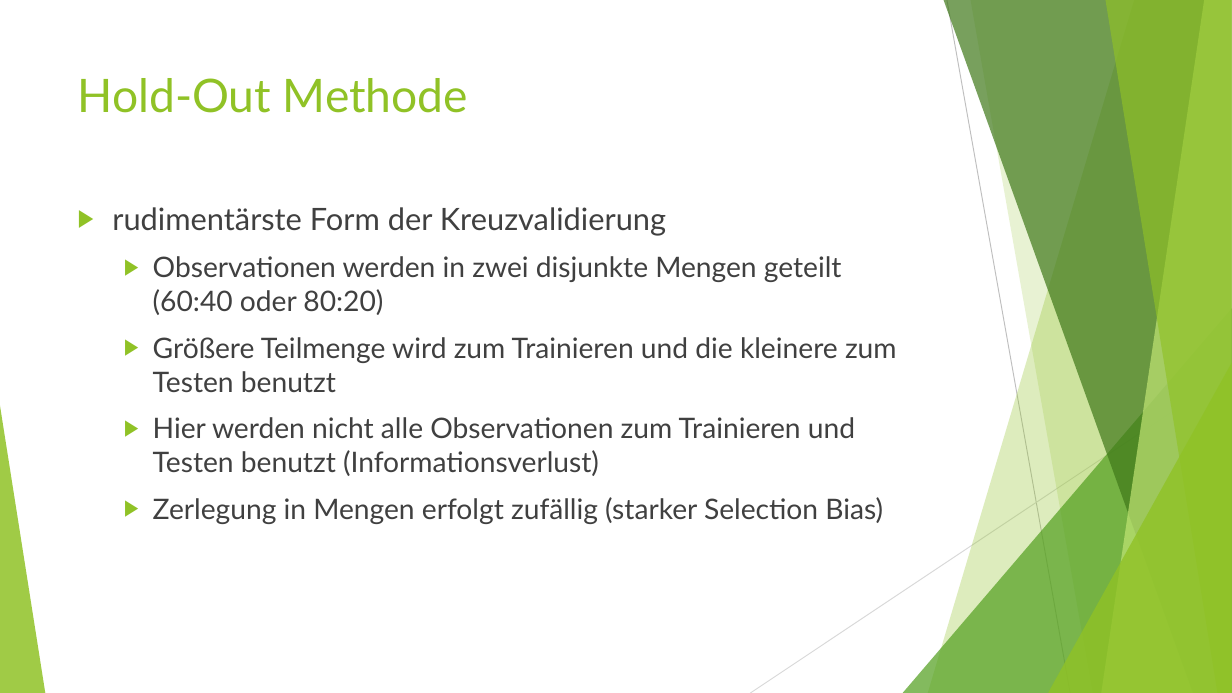
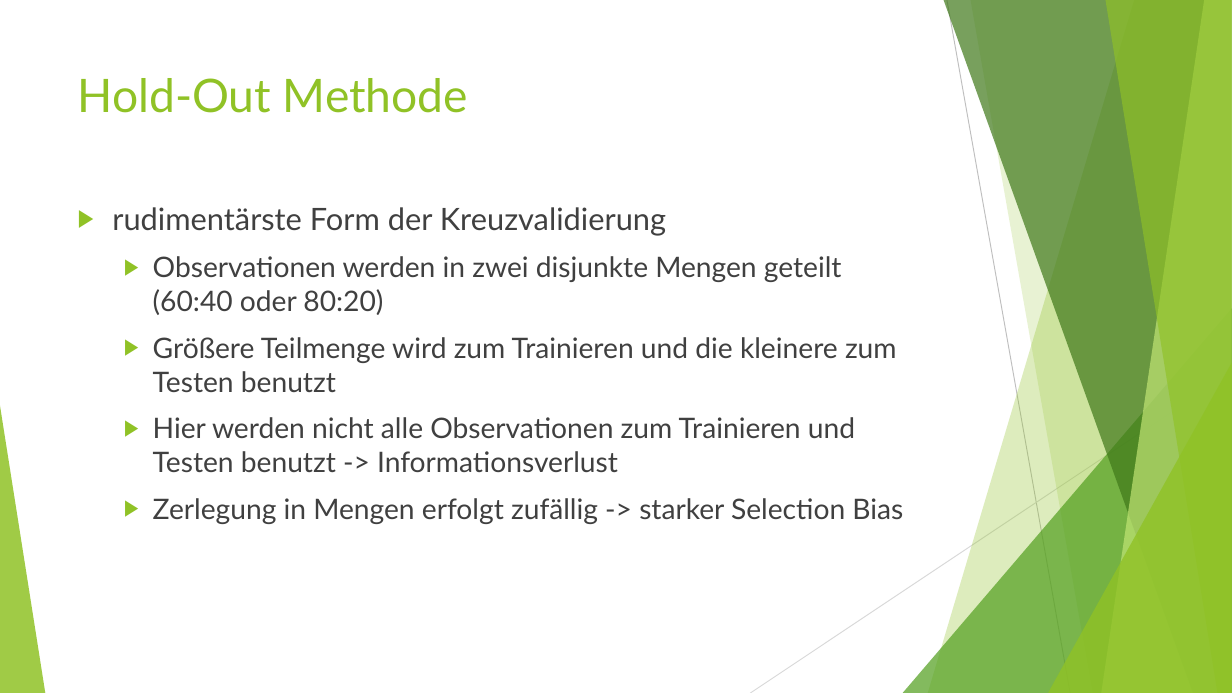
Before and after one commit to Geosoft2/geosoft2-2021, a slide deck: slide 4 of Cross-validation/presentation/Methoden zur Kreuzvalidierung.odp. Drawn at 1232x693 pixels with LibreOffice and Linux fonts; fonts in the diff are those of the drawing. Boxes give left, top, right and bottom in pixels: in the first picture for what was removed or moved away, otherwise in the second. Text is boxed around its words. In the diff, an @@ line names an element or a change of style, - is before the commit and + after.

```diff
--- a/Cross-validation/presentation/Methoden zur Kreuzvalidierung.odp
+++ b/Cross-validation/presentation/Methoden zur Kreuzvalidierung.odp
@@ text at [153, 417, 903, 524]: text changed @@
-  ▶ Hier werden nicht alle Observationen zum Trainieren und Testen benutzt (Informationsverlust)
-  ▶ Zerlegung in Mengen erfolgt zufällig (starker Selection Bias)
+  ▶ Hier werden nicht alle Observationen zum Trainieren und Testen benutzt -> Informationsverlust
+  ▶ Zerlegung in Mengen erfolgt zufällig -> starker Selection Bias
```
Also in this commit, not shown: 1 other slide changed.
